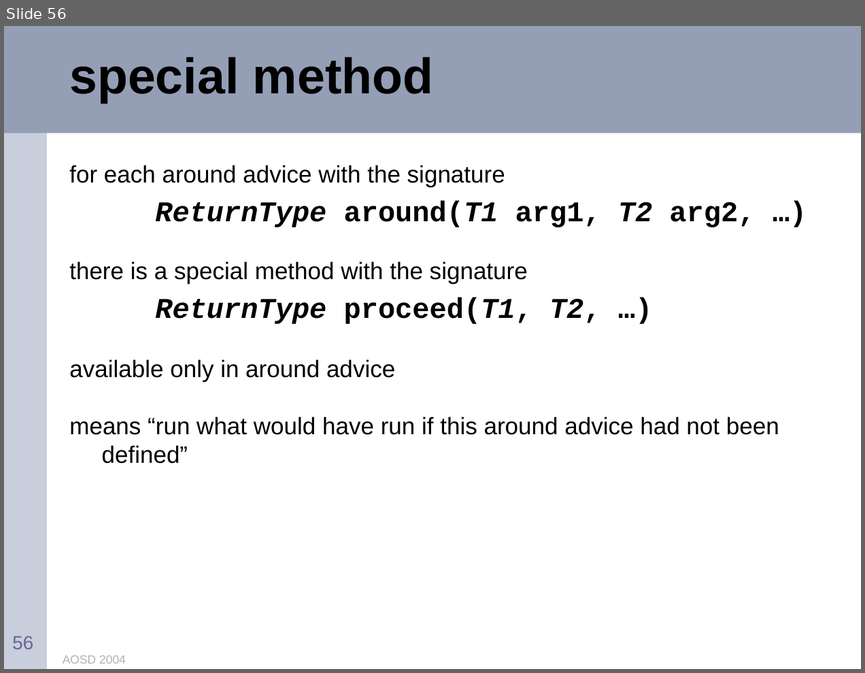
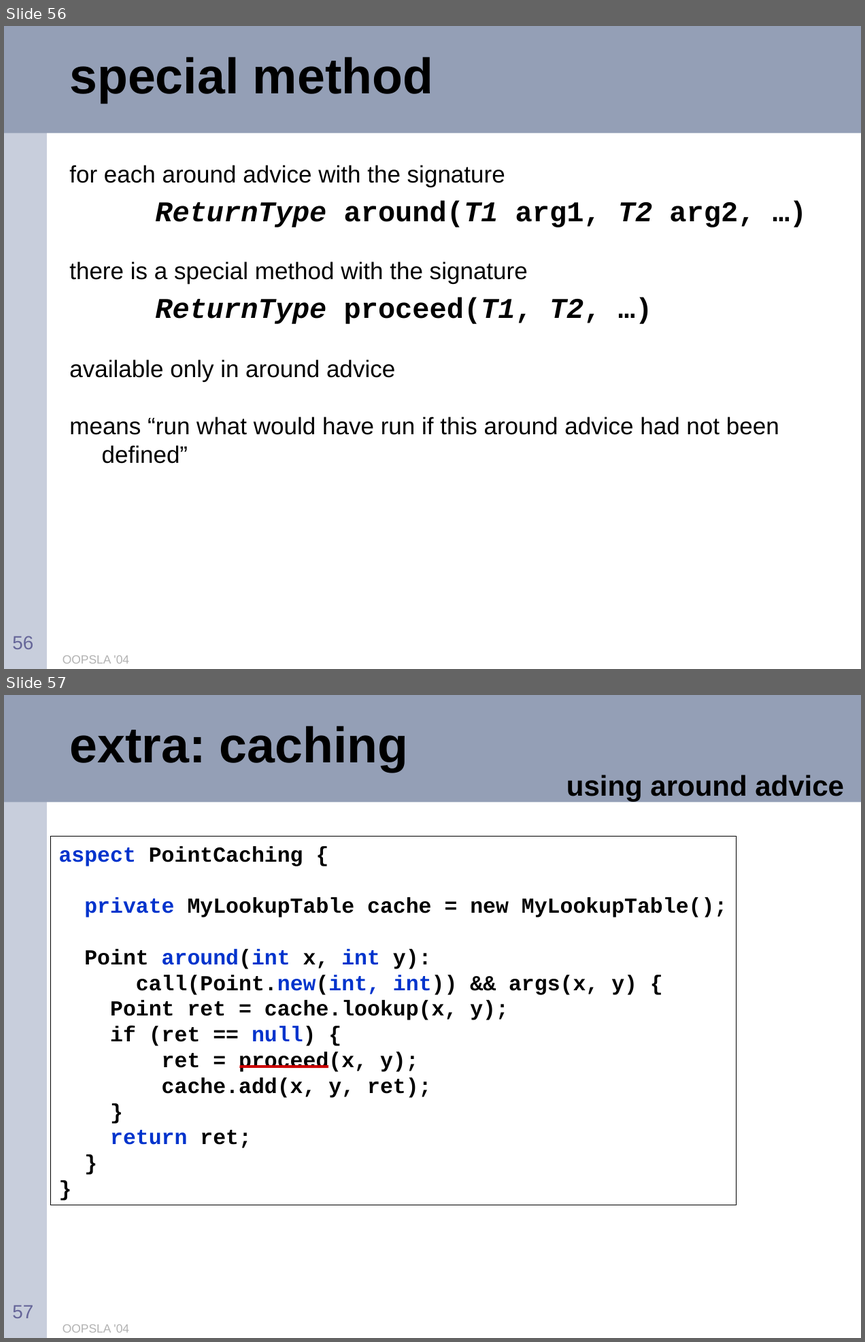
Before and after one commit to eclipse-aspectj/aspectj, a slide deck: docs/teaching/tutorial.ppt. Shown one above the other, each under a label of ours: slide 56 before the commit, slides 56 and 57 after it. The pictures are 865x673 and 865x1342 pixels, drawn with LibreOffice and Linux fonts; fonts in the diff are those of the drawing. Boxes give left, top, right and bottom in pixels: in the first picture for what was removed or moved away, otherwise in the second. Text is boxed around its words. In the diff, an @@ line names an element or a change of style, - is before the commit and + after.

Commit message:
edits for submission to OOPSLA 2004   minor cleanups/formatting for OOPSLA   added around/proceed caching example

```diff
--- a/docs/teaching/tutorial.ppt
+++ b/docs/teaching/tutorial.ppt
@@ slide 57 added at (x1=4, y1=695, x2=861, y2=1338), background #FFFFFF; not listed: 2 template elements that a slide beside it also shows @@
@@ title added at (x1=69, y1=726, x2=409, y2=771), 42 pt, text #000000, bold @@
+extra: caching
@@ text added at (x1=566, y1=775, x2=844, y2=802), 24 pt, text #000000, bold @@
+using around advice
@@ rectangle added at (x1=50, y1=836, x2=736, y2=1204), outline #000000 0.26 pt, 18 pt, text #000000, bold @@
+aspect PointCaching {
+private MyLookupTable cache = new MyLookupTable();
+Point around(int x, int y):
+call(Point.new(int, int)) && args(x, y) {
+Point ret = cache.lookup(x, y);
+if (ret == null) {
+ret = proceed(x, y);
+cache.add(x, y, ret);
+}
+return ret;
+}
+}
@@ line added from (239, 1066) to (328, 1066), #CC0000 2.24 pt @@
@@ page number added at (x1=12, y1=1305, x2=33, y2=1318), 16 pt, text #666699 @@
+57
@@ text added at (x1=62, y1=1324, x2=129, y2=1332), 10 pt, text #B2B2B2 @@
+OOPSLA '04
@@ slide 56 changed as well @@
@@ text at (x1=62, y1=655, x2=129, y2=663): text changed @@
-AOSD 2004
+OOPSLA '04
```
Also in this commit, not shown: 114 other slides changed.
